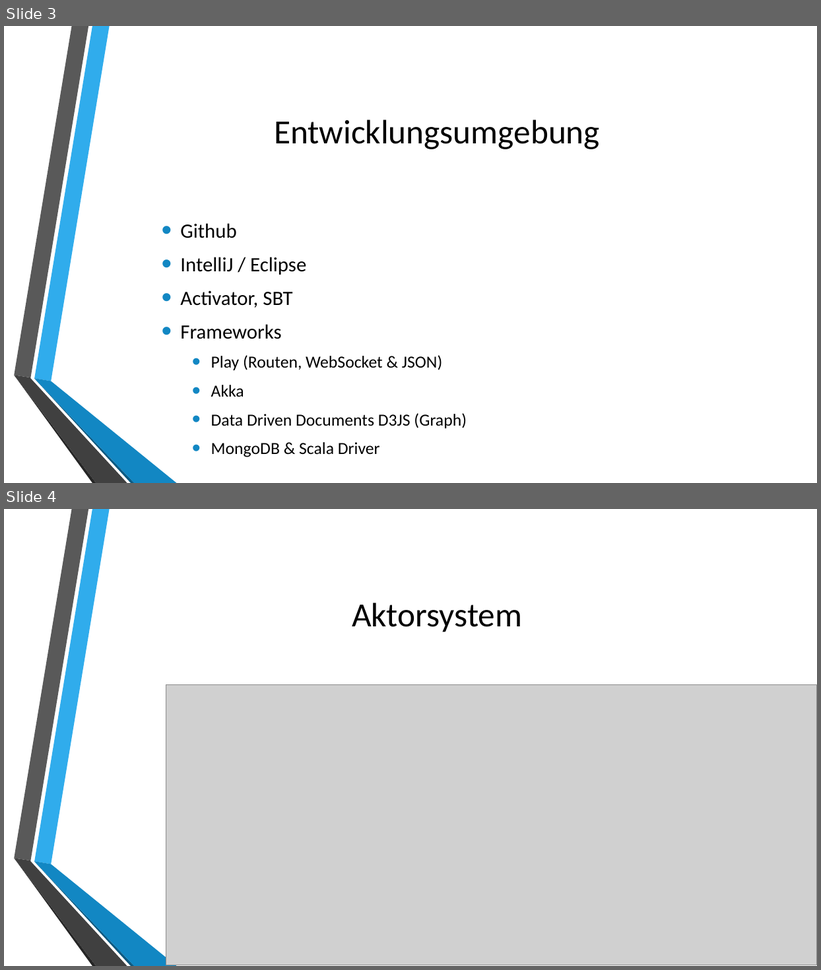
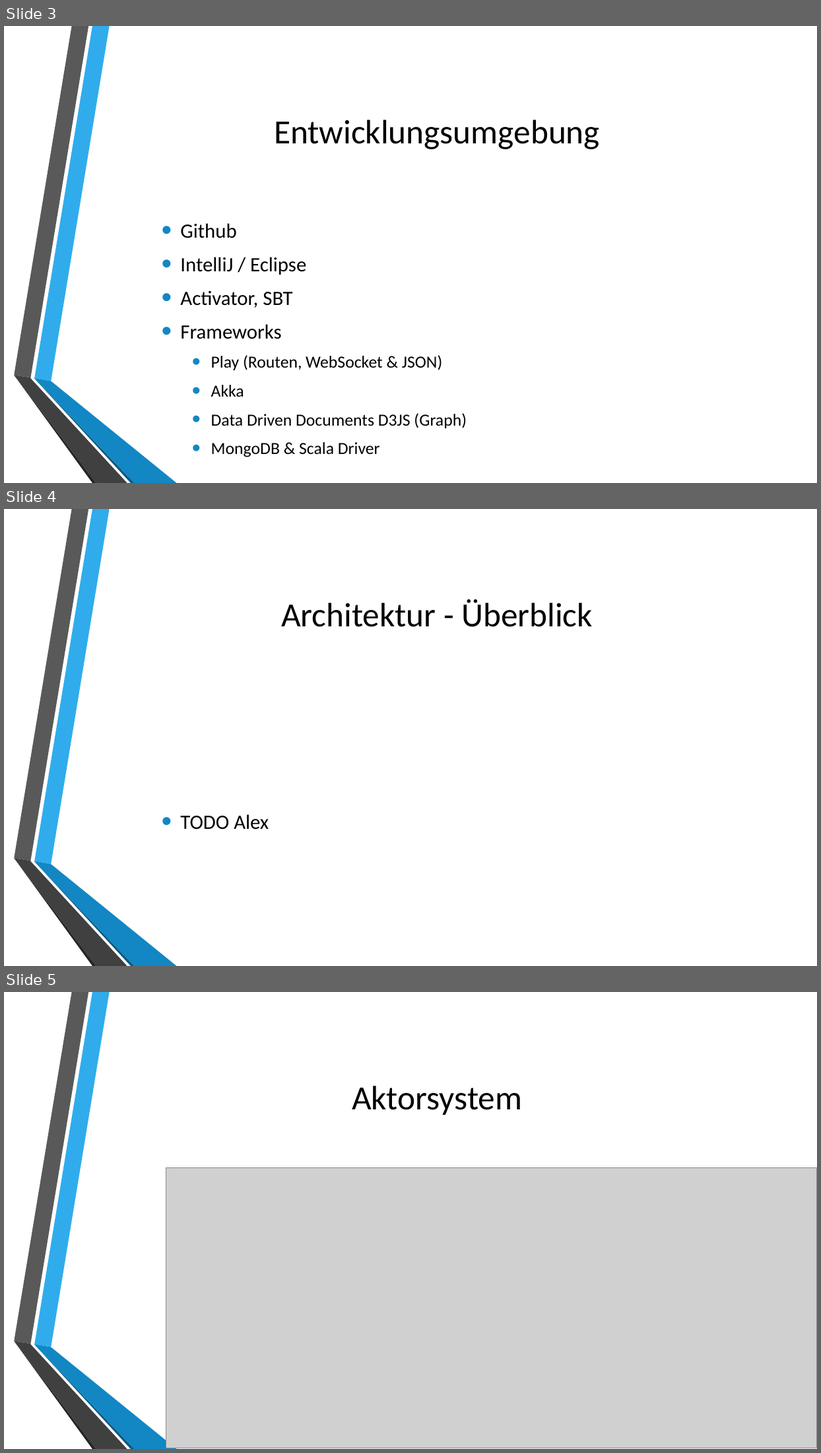
Before and after one commit to autarchprinceps/Reactive-Load-Generator, a slide deck: Dokumentation/Präsentation.pptx. Shown one above the other, each under a label of ours: slides 3 and 4 before the commit, slides 3, 4 and 5 after it. The pictures are 821x970 and 821x1453 pixels, drawn with LibreOffice and Linux fonts; fonts in the diff are those of the drawing; grey boxes stand for pictures; background and template pictures are left out. Boxes give left, top, right and bottom in pixels: in the first picture for what was removed or moved away, otherwise in the second. Text is boxed around its words. In the diff, an @@ line names an element or a change of style, - is before the commit and + after.

```diff
--- a/Dokumentation/Präsentation.pptx
+++ b/Dokumentation/Präsentation.pptx
@@ slide 4 added at [4,509,817,966], background picture (left out); not listed: 6 template elements that a slide beside it also shows @@
@@ title added at [281,599,593,627], 40 pt, text #000000 @@
+Architektur - Überblick
@@ text added at [180,815,269,830], 24 pt, text #000000 @@
+• TODO Alex
@@ what was slide 4 is now slide 5 @@
```
Also in this commit, not shown: 5 slides changed, 1 other slide added.
